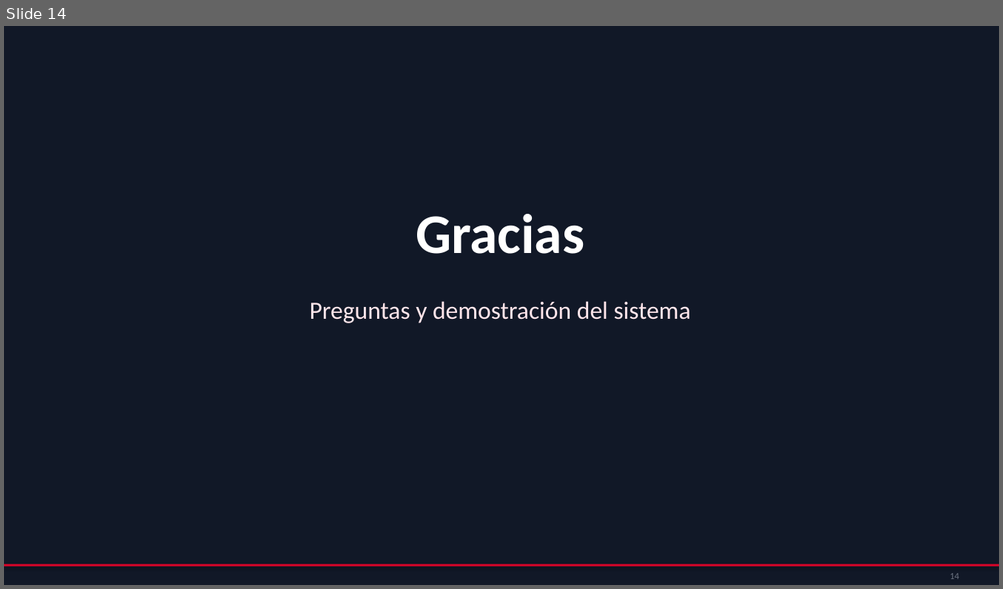
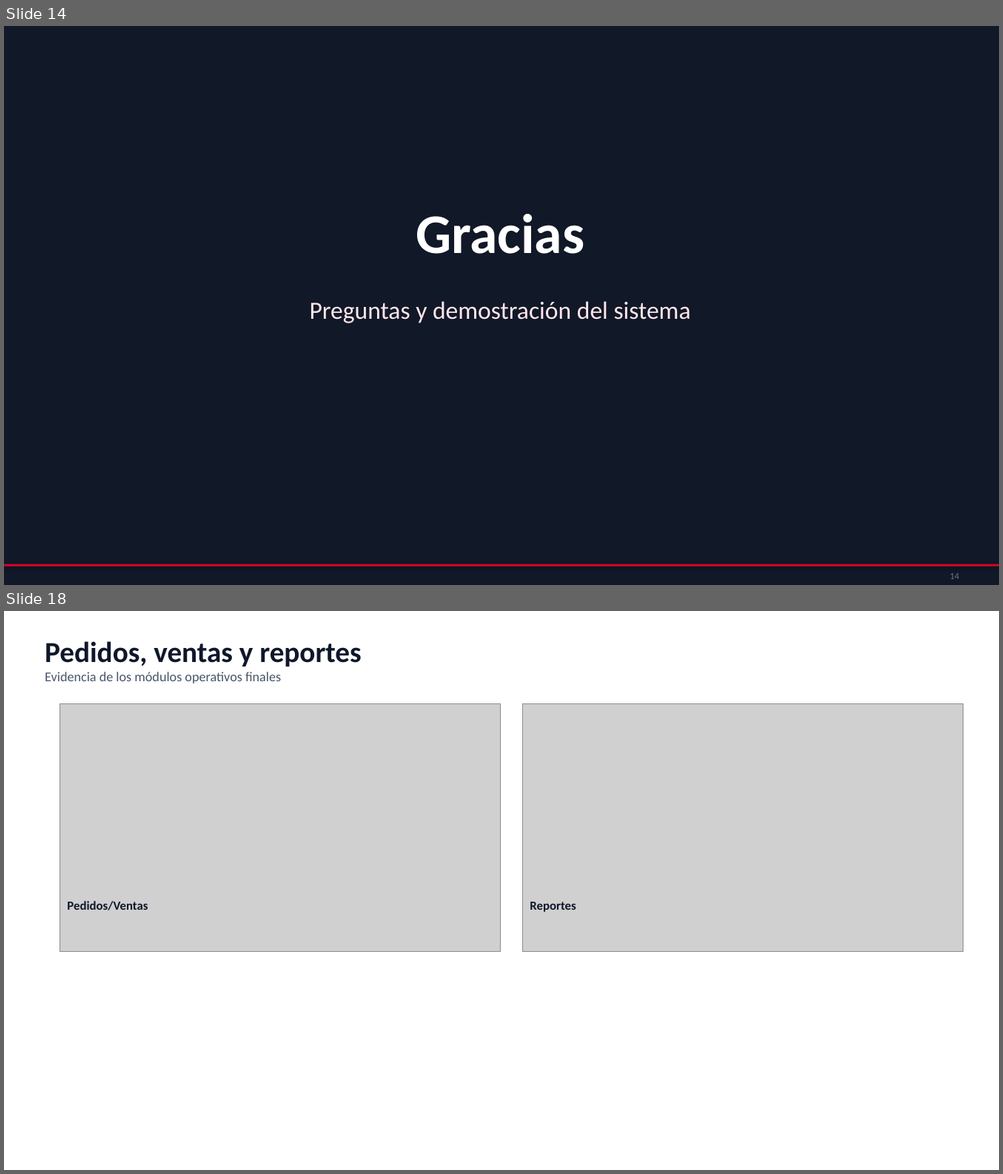
Before and after one commit to DiegoA199/Chompas_Mabel, a slide deck: docs/entregables/Presentacion_Chompas_Mabel.pptx. Shown one above the other, each under a label of ours: slide 14 before the commit, slides 14 and 18 after it; the slides between them are not shown. The pictures are 1003x589 and 1003x1174 pixels, drawn with LibreOffice and Linux fonts; fonts in the diff are those of the drawing; grey boxes stand for pictures. Boxes give left, top, right and bottom in pixels: in the first picture for what was removed or moved away, otherwise in the second. Text is boxed around its words. In the diff, an @@ line names an element or a change of style, - is before the commit and + after.

```diff
--- a/docs/entregables/Presentacion_Chompas_Mabel.pptx
+++ b/docs/entregables/Presentacion_Chompas_Mabel.pptx
@@ slide 18 added at bbox=[4, 611, 999, 1170], background #FFFFFF @@
@@ text added at bbox=[45, 641, 361, 684], 13 pt, text #475569 @@
+Pedidos, ventas y reportes
+Evidencia de los módulos operativos finales
@@ picture added at bbox=[60, 704, 500, 952] @@
@@ picture added at bbox=[523, 704, 963, 952] @@
@@ text added at bbox=[67, 901, 148, 911], 12 pt, text #0F172A, bold @@
+Pedidos/Ventas
@@ text added at bbox=[529, 902, 575, 912], 12 pt, text #0F172A, bold @@
+Reportes
```
Also in this commit, not shown: 3 other slides added, 8 other files.
